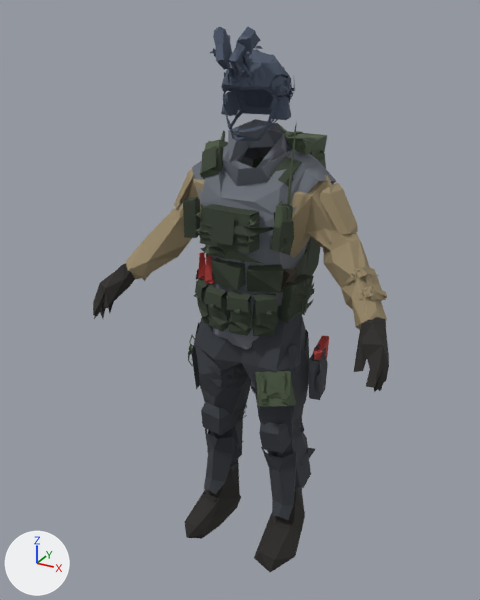
Two versions of the glTF model art/models/hero/player_hero_lod2.glb, one commit apart.
Before and after are seen from a camera (50 mm lens) standing at (1.062, -2.061, 2.062) and looking at (-0.078, 0.013, 1.025). Every picture has the same lights, and +X, +Y and +Z are marked at lower left. The older version comes first. Where no turn or scale is listed for an object, it has been applied to the vertices. Vertices at exactly the same position are counted once.

The scene before the commit, as lines of its bpy script (objects in view):
```python
ob_playerhero_lod2 = bpy.data.objects.new('PlayerHero_LOD2', me_playerhero_lod2_mesh)
ob_playerhero_lod2.location = (0.0, 0.001, 0.0)
```
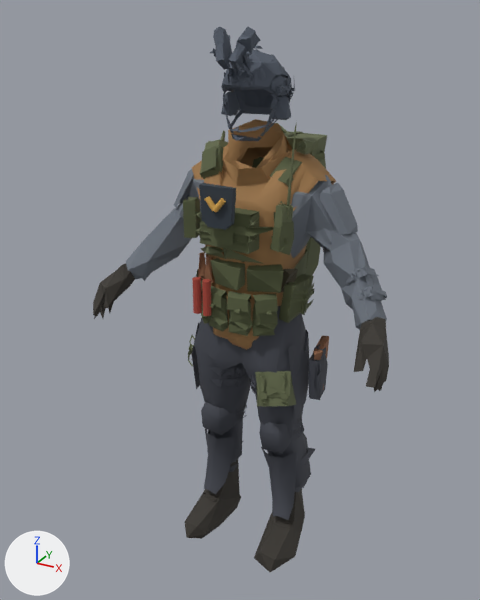
Where the change shows, as pixel boxes (x1, y1, x2, y2) in the pictures (480 x 600 px):
'PlayerHero_LOD2', surface changed, reshaped: (93, 27, 389, 572) in both
part 1 of me_playerhero_lod2_mesh, added: after (192, 277, 202, 314)
part 2 of me_playerhero_lod2_mesh, added: after (202, 279, 211, 316)
part 3 of me_playerhero_lod2_mesh, added: after (204, 196, 215, 211)
part 4 of me_playerhero_lod2_mesh, added: after (214, 198, 226, 212)
part 5 of me_playerhero_lod2_mesh, added: after (199, 183, 236, 230)

The change, as a list of edits to the scene's bpy script:
```text
Change mat_hero_undersuit:
    where n2 = _N.new('ShaderNodeMix'); n2.name = 'Mix'
    n2.inputs[7].default_value: (0.147, 0.162, 0.191, 1.0) -> (0.347, 0.188, 0.0704, 1.0)  # 'B', grey #6b7079 -> 'B', brown #9f784b
Change mat_hero_pants:
    where n2 = _N.new('ShaderNodeMix'); n2.name = 'Mix'
    n2.inputs[7].default_value: (0.0369, 0.0423, 0.0513, 1.0) -> (0.0578, 0.063, 0.0802, 1.0)  # 'B', dark grey #363a40 -> 'B', dark grey #444750
Change mat_hero_armor:
    where n2 = _N.new('ShaderNodeMix'); n2.name = 'Mix'
    n2.inputs[7].default_value: (0.323, 0.254, 0.144, 1.0) -> (0.15, 0.171, 0.205, 1.0)  # 'B', brown #9a8a6a -> 'B', grey #6c737d
Change mat_hero_vest:
    where n2 = _N.new('ShaderNodeMix'); n2.name = 'Mix'
    n2.inputs[7].default_value: (0.0685, 0.0953, 0.0529, 1.0) -> (0.122, 0.141, 0.0685, 1.0)  # 'B', greyish green #4a5741 -> 'B', dark green #62694a
Change mat_hero_pouches:
    where n0 = _N.new('ShaderNodeBsdfPrincipled'); n0.name = 'Principled BSDF'
    n0.inputs[2].default_value: 0.85 -> 0.82  # 'Roughness'
    where n2 = _N.new('ShaderNodeMix'); n2.name = 'Mix'
    n2.inputs[7].default_value: (0.0331, 0.0467, 0.0273, 1.0) -> (0.0887, 0.105, 0.0452, 1.0)  # 'B', greyish green #333d2e -> 'B', dark green #545b3c
Change mat_hero_boots:
    where n0 = _N.new('ShaderNodeBsdfPrincipled'); n0.name = 'Principled BSDF'
    n0.inputs[2].default_value: 0.85 -> 0.82  # 'Roughness'
    where n2 = _N.new('ShaderNodeMix'); n2.name = 'Mix'
    n2.inputs[7].default_value: (0.0194, 0.0176, 0.0152, 1.0) -> (0.0395, 0.0343, 0.0273, 1.0)  # 'B', black #262421 -> 'B', dark grey #38342e
Change mat_hero_mask:
    where n0 = _N.new('ShaderNodeBsdfPrincipled'); n0.name = 'Principled BSDF'
    n0.inputs[2].default_value: 0.85 -> 0.82  # 'Roughness'
    where n2 = _N.new('ShaderNodeMix'); n2.name = 'Mix'
    n2.inputs[7].default_value: (0.0116, 0.0137, 0.0176, 1.0) -> (0.0212, 0.0262, 0.0356, 1.0)  # 'B', black #1c1f24 -> 'B', dark grey #282d35
Change mat_hero_armguard:
    where n0 = _N.new('ShaderNodeBsdfPrincipled'); n0.name = 'Principled BSDF'
    n0.inputs[2].default_value: 0.85 -> 0.82  # 'Roughness'
    where n2 = _N.new('ShaderNodeMix'); n2.name = 'Mix'
    n2.inputs[7].default_value: (0.445, 0.0437, 0.0369, 1.0) -> (0.266, 0.117, 0.0578, 1.0)  # 'B', red #b23b36 -> 'B', brown #8d6044
Change me_playerhero_lod2_mesh:
    remove me_playerhero_lod2_mesh.from_pydata(...)  # 3500 vertices, 4820 faces; spans x -0.58..0.59, y -0.3..0.39, z -0.01..2.01
    add me_playerhero_lod2_mesh.from_pydata(...)  # 3608 vertices, 5016 faces; spans x -0.58..0.59, y -0.3..0.39, z -0.01..2.01
    me_playerhero_lod2_mesh part 1: a new loose piece, a 12-sided cylinder along z spanning x -0.13..-0.1, y -0.251..-0.221, z 1.065..1.195, in mat_char_red (red #a84436)
    me_playerhero_lod2_mesh part 2: a new loose piece, a 12-sided cylinder along z spanning x -0.09..-0.06, y -0.251..-0.221, z 1.065..1.195, in mat_char_red (red #a84436)
    me_playerhero_lod2_mesh part 3: a new loose piece of 24 vertices spanning x -0.04..0.01, y -0.3..-0.29, z 1.47..1.51, in mat_char_amber (orange #d2a24c)
    me_playerhero_lod2_mesh part 4: a new loose piece of 24 vertices spanning x -0.01..0.04, y -0.3..-0.29, z 1.47..1.51, in mat_char_amber (orange #d2a24c)
    me_playerhero_lod2_mesh part 5
    12 vertices are added at x -0.06..0.06, y -0.29..-0.27, z 1.41..1.55
    20 new faces join them, mat_char_ink (dark blue #303943)
    add me_playerhero_lod2_mesh.materials.append(mat_char_ink)  # dark blue #303943
    add me_playerhero_lod2_mesh.materials.append(mat_char_amber)  # orange #d2a24c
    add me_playerhero_lod2_mesh.materials.append(mat_char_red)  # red #a84436
```
